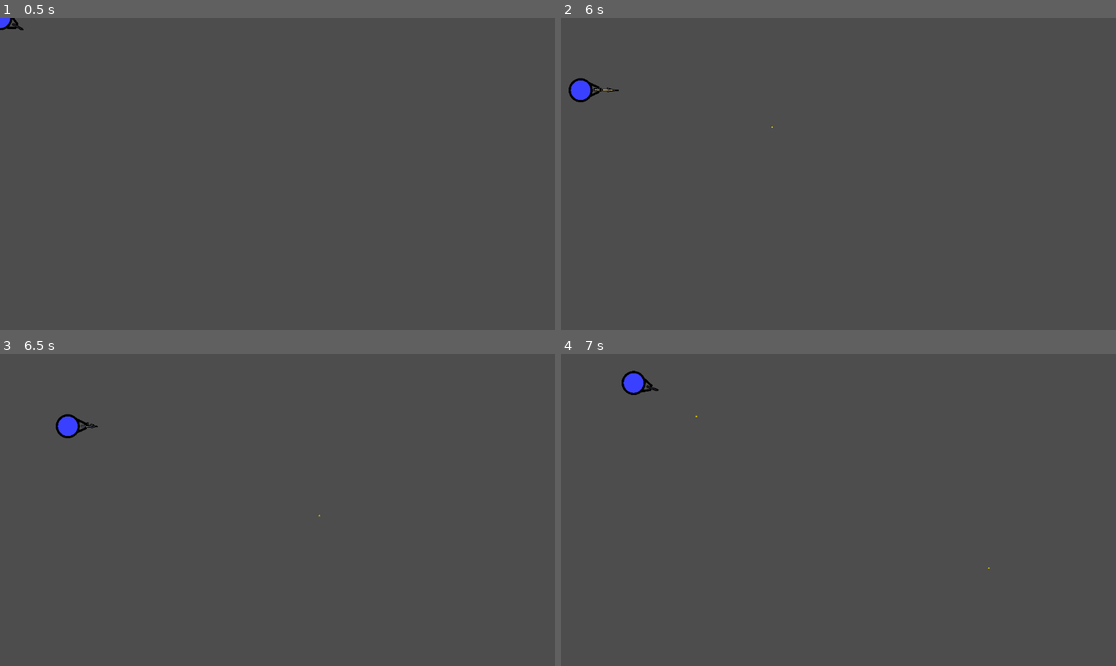
Above: before the commit, frames 1-4 (two rows, left to right).
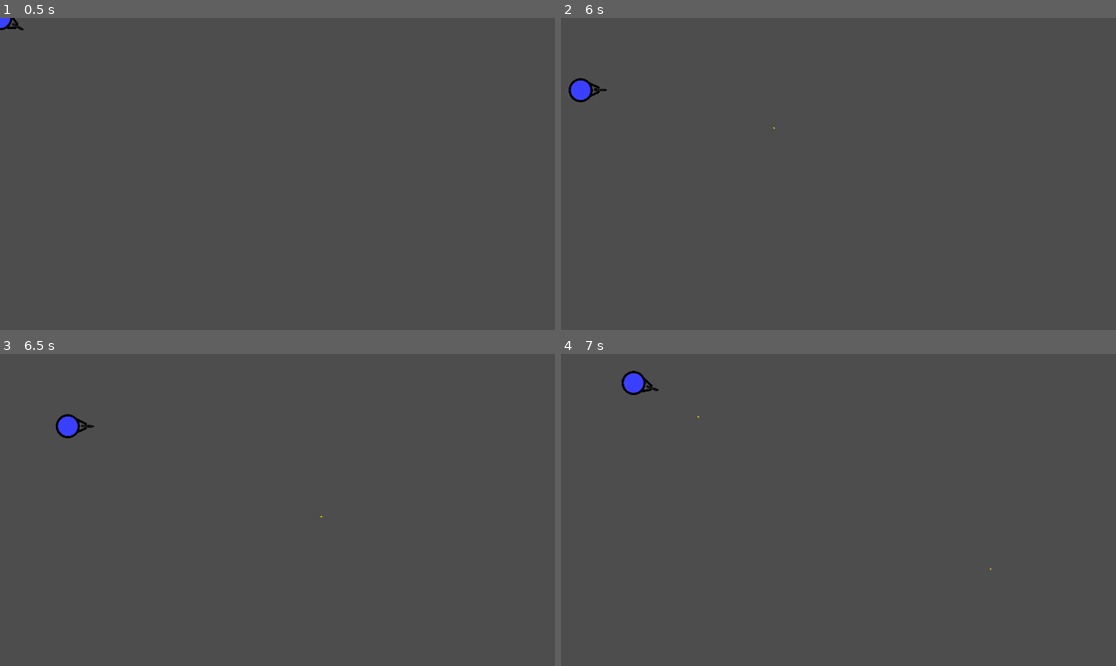
Above: after the commit, the same moments.

Repository: sammit52/UndeadSurvival
Game: Godot game, scene res://Scenes/player.tscn
Same seed, same stepped clock (60 frames per second), same inputs: the game is played once before the commit and once after it.
Inputs (mouse positions are in pixels of both pictures, inside the frame that each line leads up to):
- Up to frame 1 (0.5 s): no input
- Up to frame 2 (6 s): tap Enter at 0.5 s; move the mouse to (960, 158) at 0.52 s; hold D (right) 0.53-1.28 s; click (960, 158) at 0.6 s; tap Mouse wheel down (ui_scroll_down) at 0.8, 1.35, 3.05, 3.6, 5.3, 5.85 s; move the mouse to (727, 189) at 1.27 s; hold S (down) 1.28-2.03 s; tap Mouse wheel up (ui_scroll_up) at 1.55, 2.1, 3.8, 4.35 s; move the mouse to (894, 105) at 2.02 s; hold D (right) 2.03-2.78 s; click (894, 105) at 2.3 s; move the mouse to (810, 236) at 2.77 s; hold W (up) 2.78-3.53 s; click (810, 236) at 2.85 s; move the mouse to (1005, 220) at 3.52 s; hold A (left) 3.53-5.03 s; move the mouse to (672, 127) at 4.27 s; click (672, 127) at 4.55 s; move the mouse to (866, 174) at 5.02 s; hold S (down) 5.03-5.78 s; click (866, 174) at 5.1 s; move the mouse to (755, 96) at 5.77 s; hold D (right) from 5.78 s (still down)
- Up to frame 3 (6.5 s): keep holding D (right); tap Mouse wheel up (ui_scroll_up) at 6.05 s
- Up to frame 4 (7 s): move the mouse to (960, 494) at 6.52 s; release D (right) at 6.53 s; hold W (up) from 6.53 s (still down); tap Mouse wheel up (ui_scroll_up) at 6.6 s; click (960, 494) at 6.8 s

Frame 1 is identical in both runs. In frame 2, less than 0.1% of the frame differs, in the area x 5-39%, y 22-36%; in frame 3, less than 0.1%; in frame 4, less than 0.1%.

Commit message:
Unlocked And Locked Guns

Diff:
--- a/Code/player.gd
+++ b/Code/player.gd
@@ -3,8 +3,12 @@
 @export var speed: float = 200.0  # Movement speed in pixels per second
 @export var bullet_scene : PackedScene
 @onready var marker_2d: Marker2D = $Marker2D
+var guns = {0:["Pistol",true,5,99],1:["Gun1",true,2,50],2:["Gun2",true,2,50],3:["Gun3",false,2,50]}
+#name, owned, damage, max ammo
+var gun_names = ["Pistol", "Gun1", "Gun2", "Gun3", "Gun4", "Gun5", "Gun6", "Gun7", "Gun8", "Gun9"] # List of gun animation names
 
-var gun_names = ["Pistol", "Gun1", "Gun2", "Gun3", "Gun4", "Gun5", "Gun6", "Gun7", "Gun8", "Gun9"] # List of gun animation names
+var unlocked_guns = [0,3]
+
 var current_gun_index = 0
 
 # Reference to the AnimatedSprite2D node
@@ -15,8 +19,8 @@
 	equip_gun(current_gun_index)
 
 func equip_gun(index: int):
-	if index >= 0 and index < gun_names.size():
-		gun_sprite.animation = gun_names[index]
+	if index >= 0 and index <= unlocked_guns.size():
+		gun_sprite.animation = guns[index][0]
 
 func _process(delta: float) -> void:
 	var velocity: Vector2 = Vector2.ZERO
@@ -44,34 +48,33 @@
 	var direction = (mouse_position - global_position).angle()
 	rotation = direction
 
-
-
 	# Need to make it so some gun indexes are skipped when they're not unlocked,
 		# Number keys to switch guns
-	for i in range(1, gun_names.size() + 1):
-		if Input.is_action_just_pressed("ui_select_weapon_" + str(i)):
-			current_gun_index = i - 1
-			equip_gun(current_gun_index)
-			# Code to move where the bullet shoots out of based on barrel size
-			if i > 2:
-				# marker_2d. need to add code that moves the marker 2d across a few pizels closer to the barrel of the gun
-				pass
-			elif i <= 2:
-				# marker 2d back to position.
-				pass
+	for i in range(1, guns.size() + 1):
+		if i in unlocked_guns:
+			if Input.is_action_just_pressed("ui_select_weapon_" + str(i)):
+				current_gun_index = i - 1
+				equip_gun(current_gun_index)
+				# Code to move where the bullet shoots out of based on barrel size
+				if i > 2:
+					# marker_2d. need to add code that moves the marker 2d across a few pizels closer to the barrel of the gun
+					pass
+				elif i <= 2:
+					# marker 2d back to position.
+					pass
 
 	# Scroll wheel to switch guns
 	if Input.is_action_just_pressed("ui_scroll_up"):
 		current_gun_index -= 1
 		if current_gun_index < 0:
-			current_gun_index = gun_names.size() - 1
-		equip_gun(current_gun_index)
+			current_gun_index = unlocked_guns.size() - 1
+		equip_gun(unlocked_guns[current_gun_index])
 
 	if Input.is_action_just_pressed("ui_scroll_down"):
 		current_gun_index += 1
-		if current_gun_index >= gun_names.size():
+		if current_gun_index >= unlocked_guns.size():
 			current_gun_index = 0
-		equip_gun(current_gun_index)
+		equip_gun(unlocked_guns[current_gun_index])
 
 
 	if Input.is_action_just_pressed("shoot"):
--- a/Scenes/player.tscn
+++ b/Scenes/player.tscn
@@ -118,7 +118,7 @@
 position = Vector2(28, -1)
 scale = Vector2(0.666667, 0.666667)
 sprite_frames = SubResource("SpriteFrames_toijm")
-animation = &"Gun1"
+animation = &"Pistol"
 
 [node name="Marker2D" type="Marker2D" parent="."]
-position = Vector2(26, -1)
+position = Vector2(28, -1)
